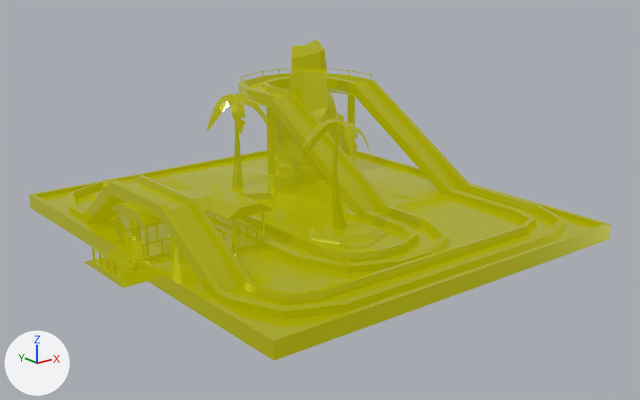
Renders of the glTF model public/models/water-ride.glb from each side of a commit.
Rendered twice from a 50 mm camera at (-34.1, -44.2, 19.0) aimed at (-0.1, -1.8, 2.0). The axes (+X, +Y, +Z) are drawn at lower left. The lights are the same throughout. Where no turn or scale is listed for an object, it has been applied to the vertices.

In view in the first picture: 'water-ride'.
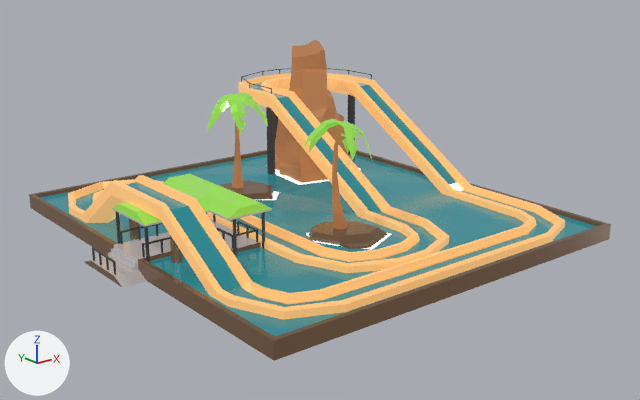
Boxes (x1, y1, x2, y2) around the edits, measured in the pictures (640 x 400 px):
'water-ride', recoloured
    both: (29, 40, 611, 361)

What changed in the scene script:
```text
Add img_base:
    img_base = load_image('base', '_unpacked/base', 1024, 1024, 'sRGB')
Add mat_lowpoly_colors_001:
    mat_lowpoly_colors_001 = bpy.data.materials.new('LOWPOLY-COLORS.001')
    # uses the picture img_base
Change me_water_ride:
    where me_water_ride.from_pydata(...)  # 1410 vertices, 2295 faces; spans x -14.5..13.0, y -14.5..14.5, z -0.2..10.6
    remove me_water_ride.materials.append(mat_lowpoly_colors)
    add me_water_ride.materials.append(mat_lowpoly_colors_001)
```
